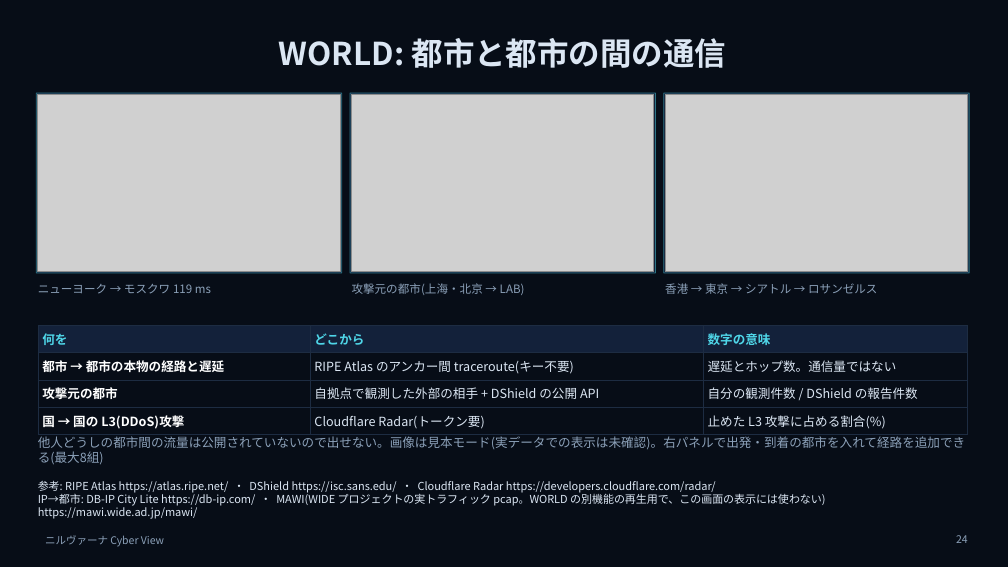
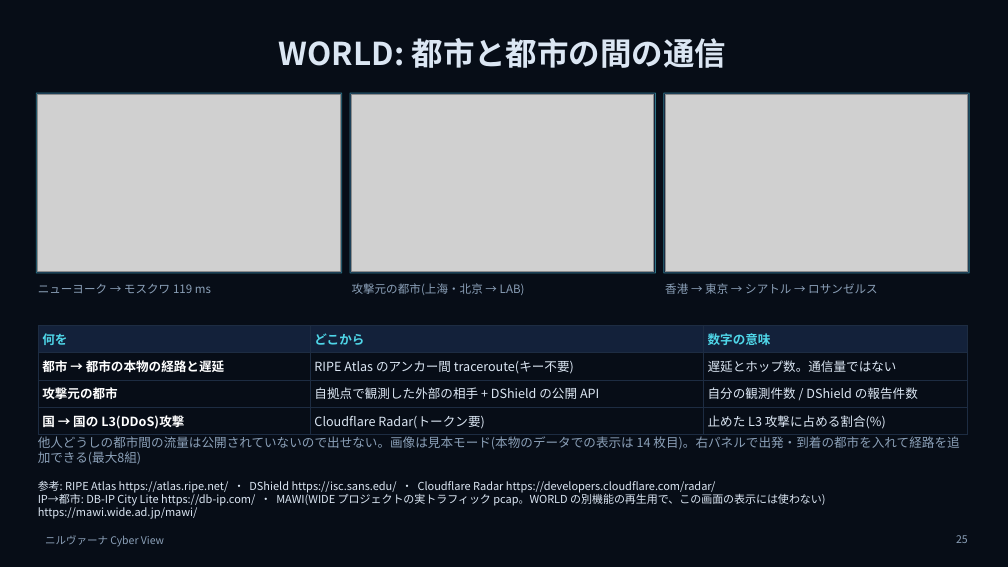
Before and after one commit to w-index-m/nirvana-lab, a slide deck: slide 25 of docs/nirvana-introduction-v2.pptx (slide 24 before the commit). Drawn at 1008x567 pixels with LibreOffice and Linux fonts; fonts in the diff are those of the drawing; grey boxes stand for pictures; background and template pictures are left out. Boxes give left, top, right and bottom in pixels: in the first picture for what was removed or moved away, otherwise in the second. Text is boxed around its words. In the diff, an @@ line names an element or a change of style, - is before the commit and + after.

```diff
--- a/docs/nirvana-introduction-v2.pptx
+++ b/docs/nirvana-introduction-v2.pptx
@@ text at bbox=[38, 434, 959, 464]: text changed @@
-他人どうしの都市間の流量は公開されていないので出せない。画像は見本モード(実データでの表示は未確認)。右パネルで出発・到着の都市を入れて経路を追加できる(最大8組)
+他人どうしの都市間の流量は公開されていないので出せない。画像は見本モード(本物のデータでの表示は 14 枚目)。右パネルで出発・到着の都市を入れて経路を追加できる(最大8組)
@@ page number at bbox=[956, 535, 968, 543]: text changed @@
-24
+25
```
Also in this commit, not shown: 1 other slide changed, 1 slide added, 3 other files.
